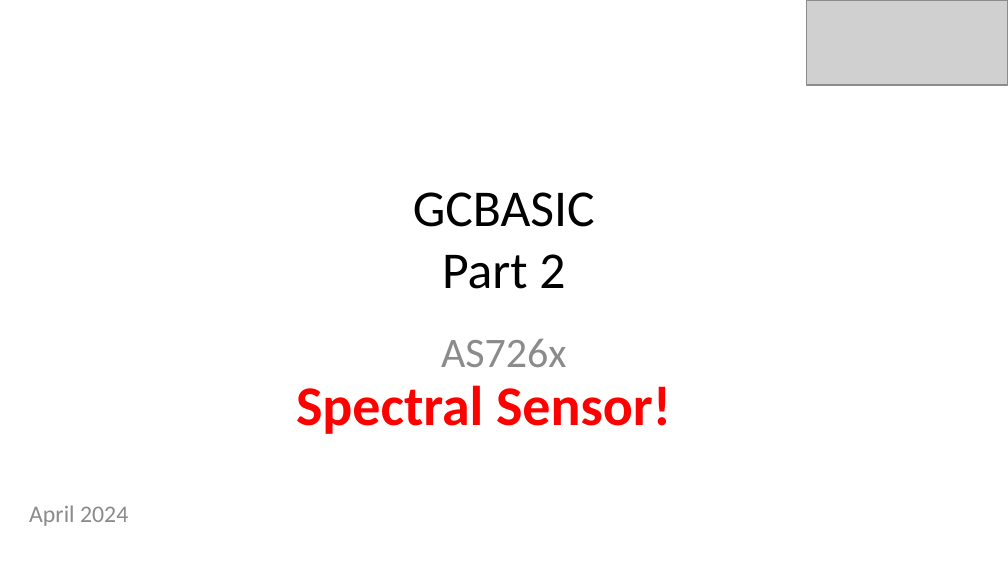
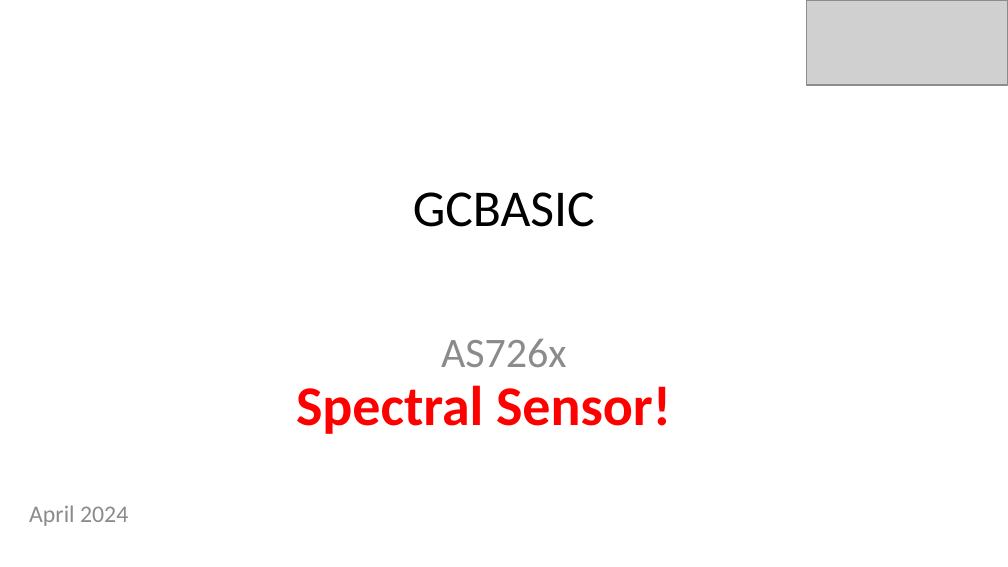
Before and after one commit to GreatCowBASIC/Demonstration_Sources, a slide deck: slide 1 of Vendor_Boards/Great_Cow_Basic_Demo_Board/18Fx6q20_ChipRange_Demonstrations/tutorials/GCBASIC_Part1_AS7272.pptx. Drawn at 1008x567 pixels with LibreOffice and Linux fonts; fonts in the diff are those of the drawing; grey boxes stand for pictures. Boxes give left, top, right and bottom in pixels: in the first picture for what was removed or moved away, otherwise in the second. Text is boxed around its words. In the diff, an @@ line names an element or a change of style, - is before the commit and + after.

```diff
--- a/Vendor_Boards/Great_Cow_Basic_Demo_Board/18Fx6q20_ChipRange_Demonstrations/tutorials/GCBASIC_Part1_AS7272.pptx
+++ b/Vendor_Boards/Great_Cow_Basic_Demo_Board/18Fx6q20_ChipRange_Demonstrations/tutorials/GCBASIC_Part1_AS7272.pptx
@@ title at [413, 192, 595, 227]: text changed @@
-GCBASIC
-Part 2
+GCBASIC
```
Also in this commit, not shown: 3 other files.
